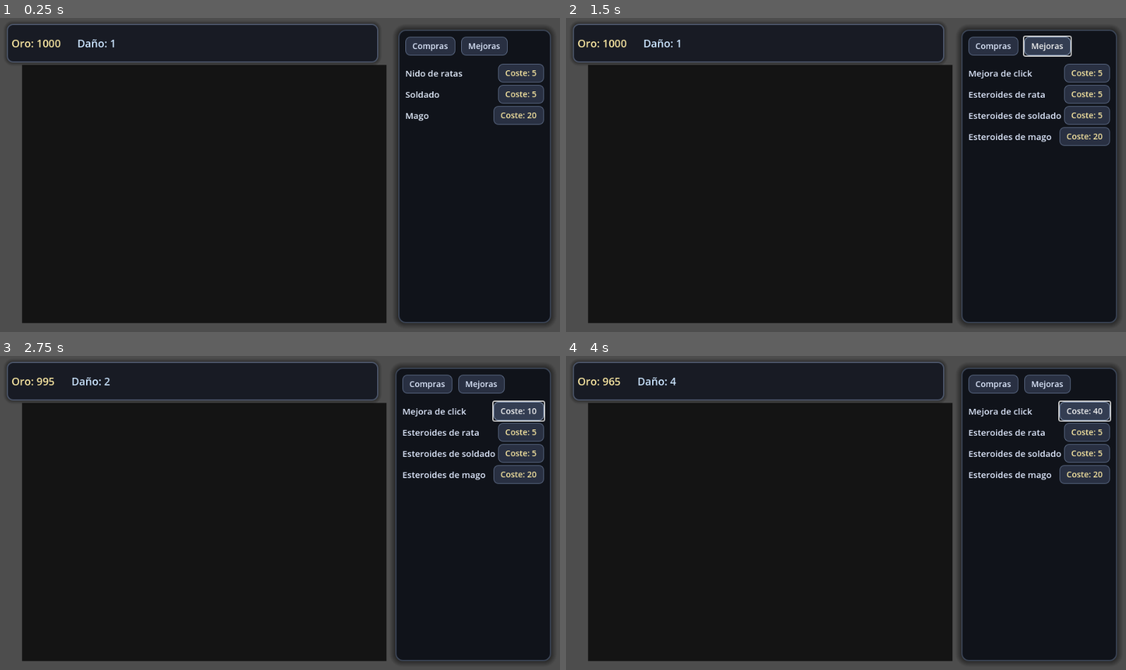
Above: before the commit, frames 1-4 (two rows, left to right).
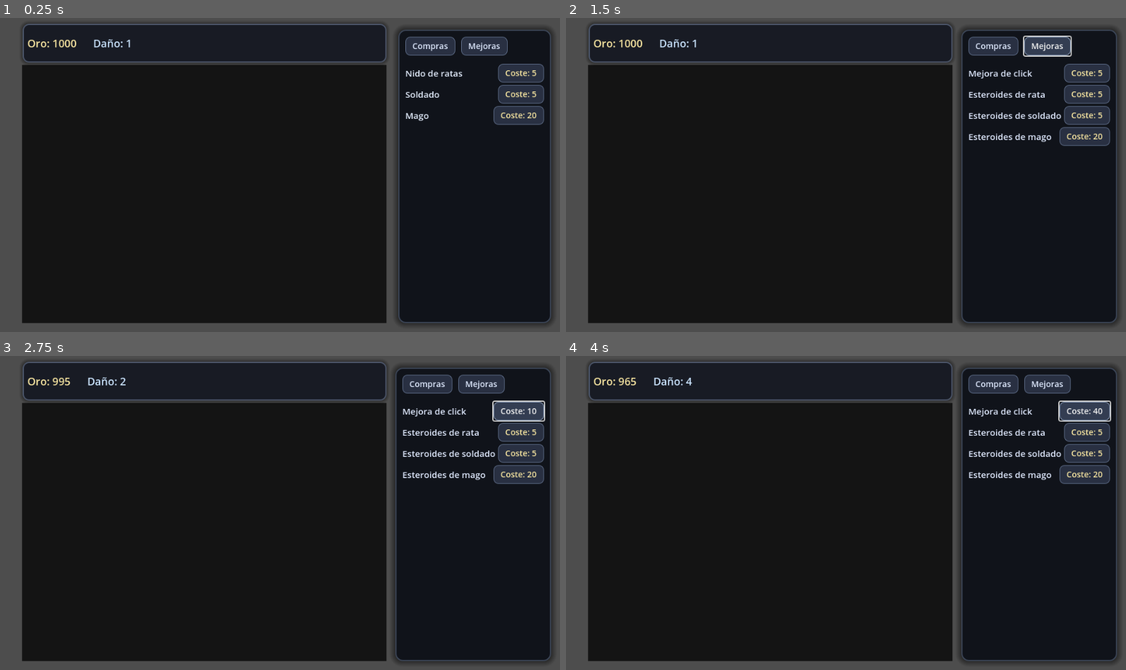
Above: after the commit, the same moments.

Repository: sbg93/Prueba
Game: Godot game, scene res://scenes/Main.tscn
Same seed, same stepped clock (60 frames per second), same inputs: the game is played once before the commit and once after it.
Inputs:
- Up to frame 1 (0.25 s): no input
- Up to frame 2 (1.5 s): click "Compras" at 0.5 s; click "Mejoras" at 1.25 s
- Up to frame 3 (2.75 s): click "Coste: 5" at 2 s
- Up to frame 4 (4 s): click "Coste: 10" at 2.75 s; click "Coste: 20" at 3.5 s

The runs differ from the first frame. In frame 1, 0.9% of the frame differs, in the area x 1-69%, y 1-15%; in frame 2, 0.9%; in frame 3, 0.8%; in frame 4, 0.8%.

Commit message:
Update Main.tscn

Diff:
--- a/scenes/Main.tscn
+++ b/scenes/Main.tscn
@@ -11,16 +11,20 @@
 border_color = Color(0.3, 0.34, 0.42, 1)
 corner_radius_top_left = 10
 corner_radius_top_right = 10
+corner_radius_bottom_right = 10
 corner_radius_bottom_left = 10
-corner_radius_bottom_right = 10
-expand_margin_left = 6
-expand_margin_top = 6
-expand_margin_right = 6
-expand_margin_bottom = 6
+expand_margin_left = 6.0
+expand_margin_top = 6.0
+expand_margin_right = 6.0
+expand_margin_bottom = 6.0
 shadow_color = Color(0, 0, 0, 0.35)
 shadow_size = 6
 
 [sub_resource type="StyleBoxFlat" id="2"]
+content_margin_left = 12.0
+content_margin_top = 12.0
+content_margin_right = 12.0
+content_margin_bottom = 12.0
 bg_color = Color(0.06, 0.07, 0.1, 0.96)
 border_width_left = 2
 border_width_top = 2
@@ -29,16 +33,16 @@
 border_color = Color(0.24, 0.28, 0.35, 1)
 corner_radius_top_left = 12
 corner_radius_top_right = 12
+corner_radius_bottom_right = 12
 corner_radius_bottom_left = 12
-corner_radius_bottom_right = 12
-content_margin_left = 12
-content_margin_top = 12
-content_margin_right = 12
-content_margin_bottom = 12
 shadow_color = Color(0, 0, 0, 0.45)
 shadow_size = 10
 
 [sub_resource type="StyleBoxFlat" id="3"]
+content_margin_left = 12.0
+content_margin_top = 6.0
+content_margin_right = 12.0
+content_margin_bottom = 6.0
 bg_color = Color(0.16, 0.19, 0.26, 1)
 border_width_left = 1
 border_width_top = 1
@@ -47,14 +51,30 @@
 border_color = Color(0.38, 0.44, 0.55, 1)
 corner_radius_top_left = 8
 corner_radius_top_right = 8
+corner_radius_bottom_right = 8
 corner_radius_bottom_left = 8
+
+[sub_resource type="StyleBoxFlat" id="5"]
+content_margin_left = 12.0
+content_margin_top = 6.0
+content_margin_right = 12.0
+content_margin_bottom = 6.0
+bg_color = Color(0.12, 0.15, 0.22, 1)
+border_width_left = 1
+border_width_top = 1
+border_width_right = 1
+border_width_bottom = 1
+border_color = Color(0.32, 0.38, 0.5, 1)
+corner_radius_top_left = 8
+corner_radius_top_right = 8
 corner_radius_bottom_right = 8
-content_margin_left = 12
-content_margin_right = 12
-content_margin_top = 6
-content_margin_bottom = 6
+corner_radius_bottom_left = 8
 
 [sub_resource type="StyleBoxFlat" id="4"]
+content_margin_left = 12.0
+content_margin_top = 6.0
+content_margin_right = 12.0
+content_margin_bottom = 6.0
 bg_color = Color(0.2, 0.24, 0.32, 1)
 border_width_left = 1
 border_width_top = 1
@@ -63,30 +83,14 @@
 border_color = Color(0.6, 0.68, 0.8, 1)
 corner_radius_top_left = 8
 corner_radius_top_right = 8
+corner_radius_bottom_right = 8
 corner_radius_bottom_left = 8
-corner_radius_bottom_right = 8
-content_margin_left = 12
-content_margin_right = 12
-content_margin_top = 6
-content_margin_bottom = 6
-
-[sub_resource type="StyleBoxFlat" id="5"]
-bg_color = Color(0.12, 0.15, 0.22, 1)
-border_width_left = 1
-border_width_top = 1
-border_width_right = 1
-border_width_bottom = 1
-border_color = Color(0.32, 0.38, 0.5, 1)
-corner_radius_top_left = 8
-corner_radius_top_right = 8
-corner_radius_bottom_left = 8
-corner_radius_bottom_right = 8
-content_margin_left = 12
-content_margin_right = 12
-content_margin_top = 6
-content_margin_bottom = 6
 
 [sub_resource type="StyleBoxFlat" id="6"]
+content_margin_left = 12.0
+content_margin_top = 6.0
+content_margin_right = 12.0
+content_margin_bottom = 6.0
 bg_color = Color(0.1, 0.12, 0.16, 0.7)
 border_width_left = 1
 border_width_top = 1
@@ -95,12 +99,8 @@
 border_color = Color(0.2, 0.22, 0.28, 0.7)
 corner_radius_top_left = 8
 corner_radius_top_right = 8
+corner_radius_bottom_right = 8
 corner_radius_bottom_left = 8
-corner_radius_bottom_right = 8
-content_margin_left = 12
-content_margin_right = 12
-content_margin_top = 6
-content_margin_bottom = 6
 
 [node name="Main" type="Node2D"]
 script = ExtResource("1")
@@ -127,10 +127,11 @@
 layout_mode = 1
 anchors_preset = 10
 anchor_right = 1.0
-offset_left = 20.0
+offset_left = 47.0
 offset_top = 16.0
-offset_right = -320.0
+offset_right = -306.0
 offset_bottom = 70.0
+grow_horizontal = 2
 theme_override_styles/panel = SubResource("1")
 
 [node name="TopBarContent" type="HBoxContainer" parent="HUD/UIRoot/TopBar"]
@@ -183,20 +184,20 @@
 layout_mode = 2
 theme_override_colors/font_color = Color(0.88, 0.92, 1, 1)
 theme_override_font_sizes/font_size = 14
-theme_override_styles/disabled = SubResource("6")
-theme_override_styles/hover = SubResource("4")
-theme_override_styles/normal = SubResource("3")
-theme_override_styles/pressed = SubResource("5")
+theme_override_styles/normal = SubResource("3")
+theme_override_styles/pressed = SubResource("5")
+theme_override_styles/hover = SubResource("4")
+theme_override_styles/disabled = SubResource("6")
 text = "Compras"
 
 [node name="UpgradesTabButton" type="Button" parent="HUD/UIRoot/Sidebar/SidebarContent/TabButtons"]
 layout_mode = 2
 theme_override_colors/font_color = Color(0.88, 0.92, 1, 1)
 theme_override_font_sizes/font_size = 14
-theme_override_styles/disabled = SubResource("6")
-theme_override_styles/hover = SubResource("4")
-theme_override_styles/normal = SubResource("3")
-theme_override_styles/pressed = SubResource("5")
+theme_override_styles/normal = SubResource("3")
+theme_override_styles/pressed = SubResource("5")
+theme_override_styles/hover = SubResource("4")
+theme_override_styles/disabled = SubResource("6")
 text = "Mejoras"
 
 [node name="PurchasesList" type="VBoxContainer" parent="HUD/UIRoot/Sidebar/SidebarContent"]
@@ -217,10 +218,10 @@
 layout_mode = 2
 theme_override_colors/font_color = Color(0.97, 0.9, 0.63, 1)
 theme_override_font_sizes/font_size = 14
-theme_override_styles/disabled = SubResource("6")
-theme_override_styles/hover = SubResource("4")
-theme_override_styles/normal = SubResource("3")
-theme_override_styles/pressed = SubResource("5")
+theme_override_styles/normal = SubResource("3")
+theme_override_styles/pressed = SubResource("5")
+theme_override_styles/hover = SubResource("4")
+theme_override_styles/disabled = SubResource("6")
 text = "5"
 
 [node name="SoldierRow" type="HBoxContainer" parent="HUD/UIRoot/Sidebar/SidebarContent/PurchasesList"]
@@ -237,10 +238,10 @@
 layout_mode = 2
 theme_override_colors/font_color = Color(0.97, 0.9, 0.63, 1)
 theme_override_font_sizes/font_size = 14
-theme_override_styles/disabled = SubResource("6")
-theme_override_styles/hover = SubResource("4")
-theme_override_styles/normal = SubResource("3")
-theme_override_styles/pressed = SubResource("5")
+theme_override_styles/normal = SubResource("3")
+theme_override_styles/pressed = SubResource("5")
+theme_override_styles/hover = SubResource("4")
+theme_override_styles/disabled = SubResource("6")
 text = "5"
 
 [node name="MageRow" type="HBoxContainer" parent="HUD/UIRoot/Sidebar/SidebarContent/PurchasesList"]
@@ -257,10 +258,10 @@
 layout_mode = 2
 theme_override_colors/font_color = Color(0.97, 0.9, 0.63, 1)
 theme_override_font_sizes/font_size = 14
-theme_override_styles/disabled = SubResource("6")
-theme_override_styles/hover = SubResource("4")
-theme_override_styles/normal = SubResource("3")
-theme_override_styles/pressed = SubResource("5")
+theme_override_styles/normal = SubResource("3")
+theme_override_styles/pressed = SubResource("5")
+theme_override_styles/hover = SubResource("4")
+theme_override_styles/disabled = SubResource("6")
 text = "20"
 
 [node name="UpgradesList" type="VBoxContainer" parent="HUD/UIRoot/Sidebar/SidebarContent"]
@@ -281,10 +282,10 @@
 layout_mode = 2
 theme_override_colors/font_color = Color(0.97, 0.9, 0.63, 1)
 theme_override_font_sizes/font_size = 14
-theme_override_styles/disabled = SubResource("6")
-theme_override_styles/hover = SubResource("4")
-theme_override_styles/normal = SubResource("3")
-theme_override_styles/pressed = SubResource("5")
+theme_override_styles/normal = SubResource("3")
+theme_override_styles/pressed = SubResource("5")
+theme_override_styles/hover = SubResource("4")
+theme_override_styles/disabled = SubResource("6")
 text = "5"
 
 [node name="RatSteroidsRow" type="HBoxContainer" parent="HUD/UIRoot/Sidebar/SidebarContent/UpgradesList"]
@@ -301,10 +302,10 @@
 layout_mode = 2
 theme_override_colors/font_color = Color(0.97, 0.9, 0.63, 1)
 theme_override_font_sizes/font_size = 14
-theme_override_styles/disabled = SubResource("6")
-theme_override_styles/hover = SubResource("4")
-theme_override_styles/normal = SubResource("3")
-theme_override_styles/pressed = SubResource("5")
+theme_override_styles/normal = SubResource("3")
+theme_override_styles/pressed = SubResource("5")
+theme_override_styles/hover = SubResource("4")
+theme_override_styles/disabled = SubResource("6")
 text = "5"
 
 [node name="SoldierSteroidsRow" type="HBoxContainer" parent="HUD/UIRoot/Sidebar/SidebarContent/UpgradesList"]
@@ -321,10 +322,10 @@
 layout_mode = 2
 theme_override_colors/font_color = Color(0.97, 0.9, 0.63, 1)
 theme_override_font_sizes/font_size = 14
-theme_override_styles/disabled = SubResource("6")
-theme_override_styles/hover = SubResource("4")
-theme_override_styles/normal = SubResource("3")
-theme_override_styles/pressed = SubResource("5")
+theme_override_styles/normal = SubResource("3")
+theme_override_styles/pressed = SubResource("5")
+theme_override_styles/hover = SubResource("4")
+theme_override_styles/disabled = SubResource("6")
 text = "5"
 
 [node name="MageSteroidsRow" type="HBoxContainer" parent="HUD/UIRoot/Sidebar/SidebarContent/UpgradesList"]
@@ -341,8 +342,8 @@
 layout_mode = 2
 theme_override_colors/font_color = Color(0.97, 0.9, 0.63, 1)
 theme_override_font_sizes/font_size = 14
-theme_override_styles/disabled = SubResource("6")
-theme_override_styles/hover = SubResource("4")
-theme_override_styles/normal = SubResource("3")
-theme_override_styles/pressed = SubResource("5")
+theme_override_styles/normal = SubResource("3")
+theme_override_styles/pressed = SubResource("5")
+theme_override_styles/hover = SubResource("4")
+theme_override_styles/disabled = SubResource("6")
 text = "20"
